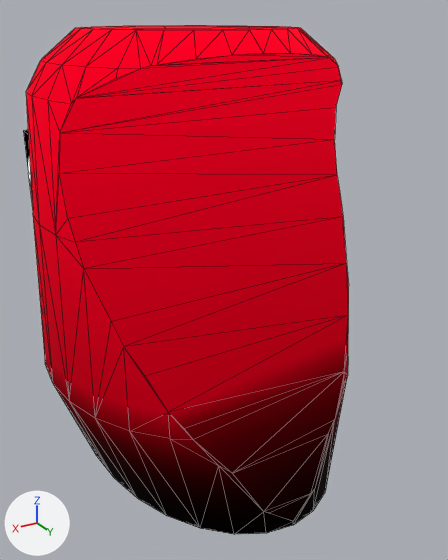
An edit to the glTF model static/head/head.glb, drawn before and after from the same camera.
One viewpoint serves both versions: a 50 mm camera at (1.51, 2.84, 1.33) aimed at (-0.08, 0.2, 0.01). Arrows for +X, +Y and +Z are at lower left; the lights stay in place. Mesh edges are drawn as thin lines. Where no turn or scale is listed for an object, it has been applied to the vertices.

Objects in the first picture: 'Head'.
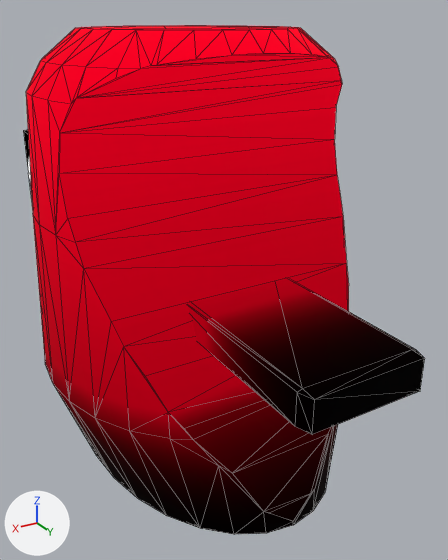
What differs and where, as boxes [x1, y1, x2, y2] in the pictures (448 x 560 px):
'Hand', added: after [188, 279, 425, 435]

The change, as a diff of the scene's bpy script:
```diff
--- a/static/head/head.glb.py
+++ b/static/head/head.glb.py
@@ me_cube @@
+me_cube.from_pydata(...)  # 66 vertices, 128 faces; spans x -0.3..0.3, y -0.29..1.42, z -0.08..0.08
+me_cube.materials.append(mat_tex)
@@ ob_hand @@
+ob_hand = bpy.data.objects.new('Hand', me_cube)
+ob_hand.location = (0.0, 0.0, 0.0)
```
